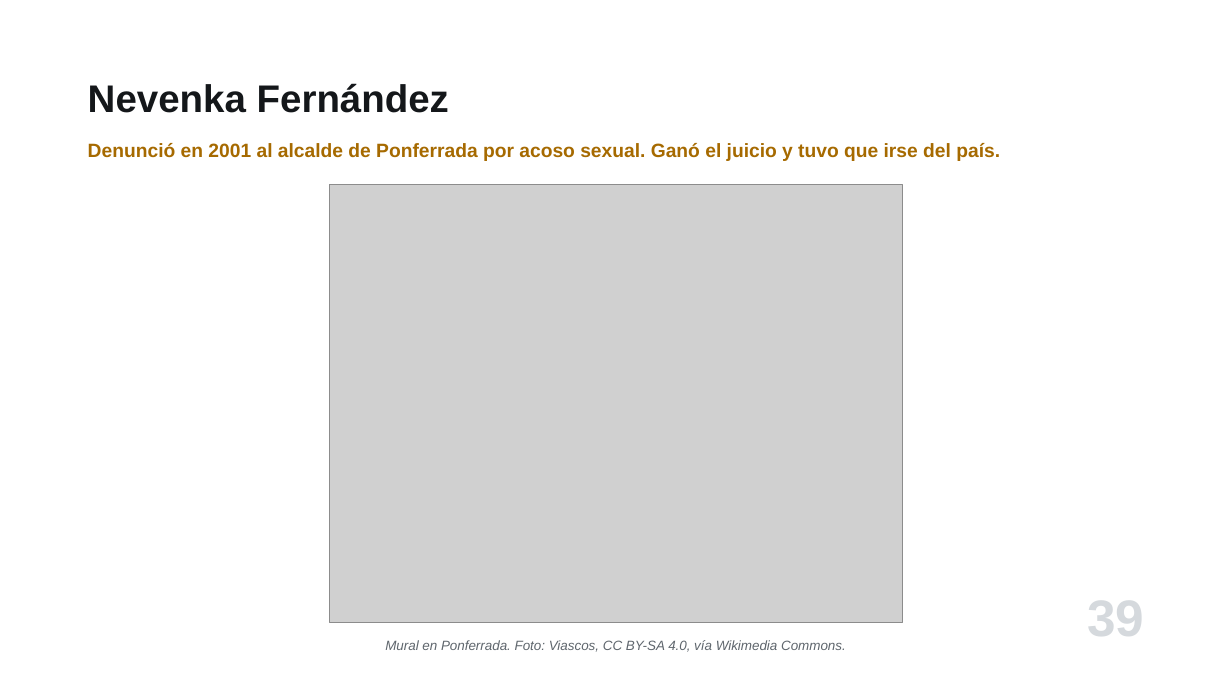
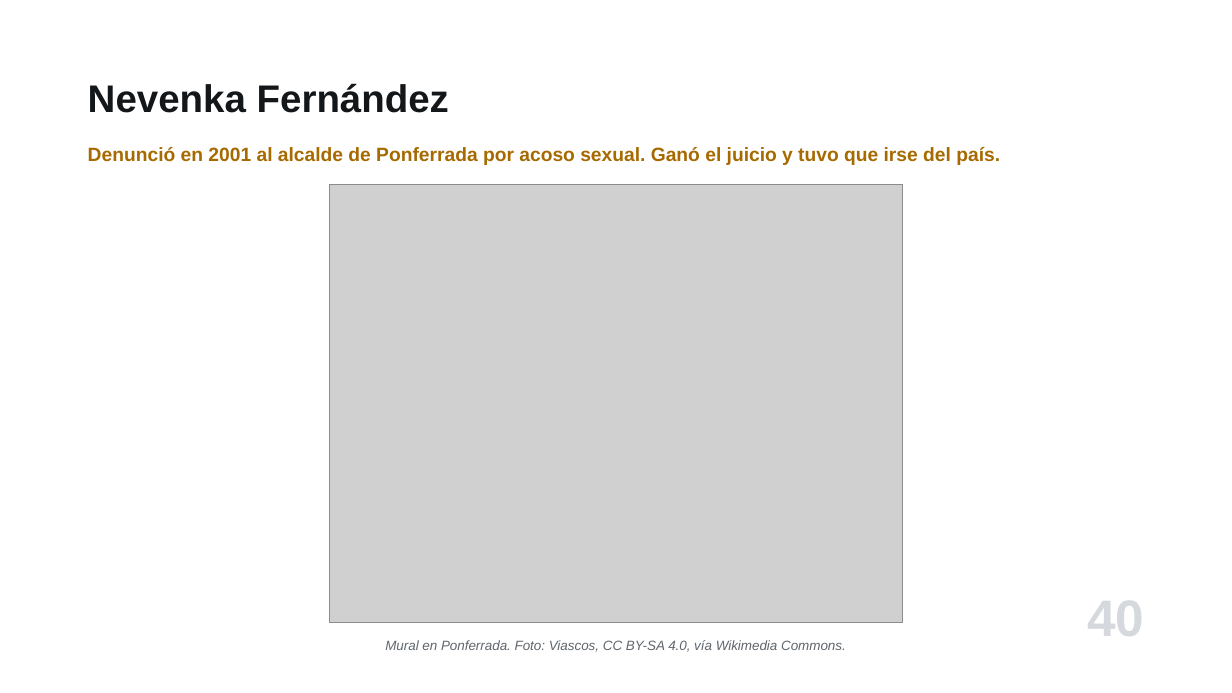
Before and after one commit to jjmedinaariza/intro_crimi, a slide deck: slide 40 of presentaciones/Cap07_Las-victimas.pptx (slide 39 before the commit). Drawn at 1232x693 pixels with LibreOffice and Linux fonts; fonts in the diff are those of the drawing; grey boxes stand for pictures. Boxes give left, top, right and bottom in pixels: in the first picture for what was removed or moved away, otherwise in the second. Text is boxed around its words. In the diff, an @@ line names an element or a change of style, - is before the commit and + after.

```diff
--- a/presentaciones/Cap07_Las-victimas.pptx
+++ b/presentaciones/Cap07_Las-victimas.pptx
@@ text "Denunció en 2001 al alcalde ..." at [88,147,1000,165]: line spacing 1 to 20pt @@
@@ text at [1087,601,1144,636]: text changed @@
-39
+40
```
Also in this commit, not shown: 32 other slides changed, 6 slides added, 21 other files.
